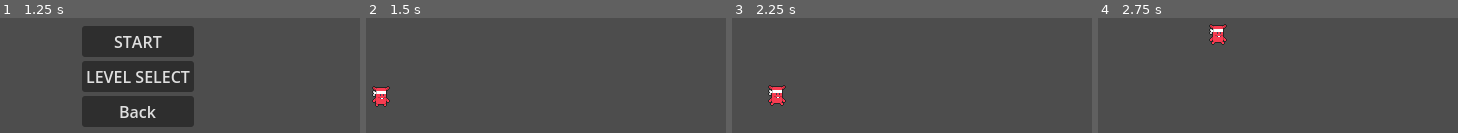
Above: before the commit, frames 1-4 (left to right).
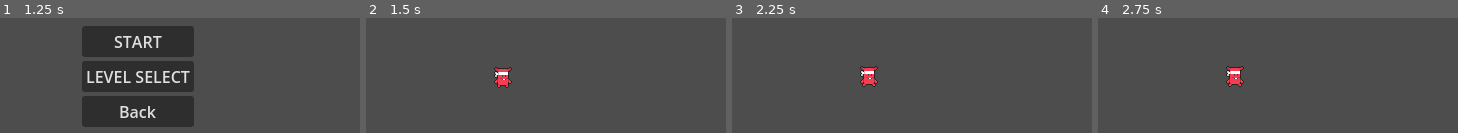
Above: after the commit, the same moments.

Repository: mendsergon/Heckbound-Idol-Quest
Game: Godot game, scene res://Scenes/Main.tscn
The game is run twice, just before and just after one commit, with the same random seed, the same clock (stepped at 60 frames per second) and the same inputs.
Inputs:
- Up to frame 1 (1.25 s): click "PLAY" at 0.5 s
- Up to frame 2 (1.5 s): click "START" at 1.25 s
- Up to frame 3 (2.25 s): tap Enter at 2 s; hold Right (right) from 2.03 s (still down)
- Up to frame 4 (2.75 s): keep holding Right (right); tap Z (jump) at 2.27 s

Frame 1 is identical in both runs. In frame 2, 1.4% of the frame differs, in the area x 1-41%, y 42-78%; in frame 3, 1.4%, in the area x 10-41%, y 41-77%; in frame 4, 1.4%.

Commit message:
Enchanced player code, implemented spawning logic and camera logic

Diff:
--- a/Source/Heckbound Idol Quest/Scripts/Levels/Hell/level_1.gd
+++ b/Source/Heckbound Idol Quest/Scripts/Levels/Hell/level_1.gd
@@ -1,11 +1,60 @@
 extends Node2D
 
+@onready var camera_2d: Camera2D = $Camera2D
 
-# Called when the node enters the scene tree for the first time.
-func _ready() -> void:
-	pass # Replace with function body.
+# Variable to store player reference
+var player: Node2D = null
 
 
-# Called every frame. 'delta' is the elapsed time since the previous frame.
+func _ready() -> void:
+	# --------------------------------------------------------
+	# Wait a moment for player to be spawned by Main.gd
+	# --------------------------------------------------------
+	await get_tree().process_frame
+	await get_tree().process_frame  # Wait 2 frames to be sure
+
+	# --------------------------------------------------------
+	# Find the player that was spawned into this level
+	# --------------------------------------------------------
+	find_player_and_attach_camera()
+
+
+func find_player_and_attach_camera():
+	# --------------------------------------------------------
+	# 1. Look for player in the scene tree
+	# --------------------------------------------------------
+	# The player is spawned into the World node, which is our parent
+	var world = get_parent()
+	if world:
+		# Search through world's children for player
+		for child in world.get_children():
+			# Check if this is likely the player
+			if "Player" in child.name or "player" in child.name.to_lower():
+				player = child
+				print("Found player in level: ", player.name)
+				break
+
+	# --------------------------------------------------------
+	# 2. If found, attach camera to player
+	# --------------------------------------------------------
+	if player:
+		# Remove camera from level scene
+		remove_child(camera_2d)
+
+		# Add camera as child of player
+		player.add_child(camera_2d)
+
+		# Reset camera position relative to player (center on them)
+		camera_2d.position = Vector2.ZERO
+
+		# Make this camera active
+		camera_2d.make_current()
+
+		print("Camera attached to player")
+	else:
+		print("ERROR: Could not find player in level!")
+		# Keep camera as-is in level (static camera)
+
+
 func _process(delta: float) -> void:
 	pass
--- a/Source/Heckbound Idol Quest/Scripts/Player/player.gd
+++ b/Source/Heckbound Idol Quest/Scripts/Player/player.gd
@@ -6,14 +6,14 @@
 # Movement constants
 const SPEED = 150.0
 const JUMP_VELOCITY = -350.0
+# Small threshold to consider the character as "stopped"
+const STOP_THRESHOLD = 5.0
 
 func _physics_process(delta: float) -> void:
 	# -----------------------------
 	# 1. Apply gravity if not on floor
 	# -----------------------------
 	if not is_on_floor():
-		# get_gravity() returns the current gravity vector
-		# Multiply by delta to scale gravity per frame
 		velocity += get_gravity() * delta
 
 	# -----------------------------
@@ -26,13 +26,14 @@
 	# 3. Handle horizontal movement
 	# -----------------------------
 	var direction := Input.get_axis("left", "right") # -1 for left, 1 for right, 0 for no input
+	var is_moving := direction != 0
 
-	if direction != 0:
+	if is_moving:
 		# Set horizontal velocity based on input
 		velocity.x = direction * SPEED
 
 		# Play walking animation if on floor
-		if is_on_floor() and animated_sprite_2d.animation != "Walk":
+		if is_on_floor():
 			animated_sprite_2d.play("Walk")
 
 		# Flip the sprite based on movement direction
@@ -41,10 +42,6 @@
 		# Gradually reduce horizontal velocity when no input
 		velocity.x = move_toward(velocity.x, 0, SPEED)
 
-		# Play idle animation if on floor
-		if is_on_floor() and animated_sprite_2d.animation != "Idle":
-			animated_sprite_2d.play("Idle")
-
 	# -----------------------------
 	# 4. Handle animation for jumping/falling
 	# -----------------------------
@@ -52,6 +49,11 @@
 		# Play jump animation when in the air
 		if animated_sprite_2d.animation != "Jump":
 			animated_sprite_2d.play("Jump")
+	else:
+		# Only go to idle when completely stopped (or nearly stopped) AND not moving
+		if not is_moving and abs(velocity.x) < STOP_THRESHOLD:
+			if animated_sprite_2d.animation != "Idle":
+				animated_sprite_2d.play("Idle")
 
 	# -----------------------------
 	# 5. Apply movement
